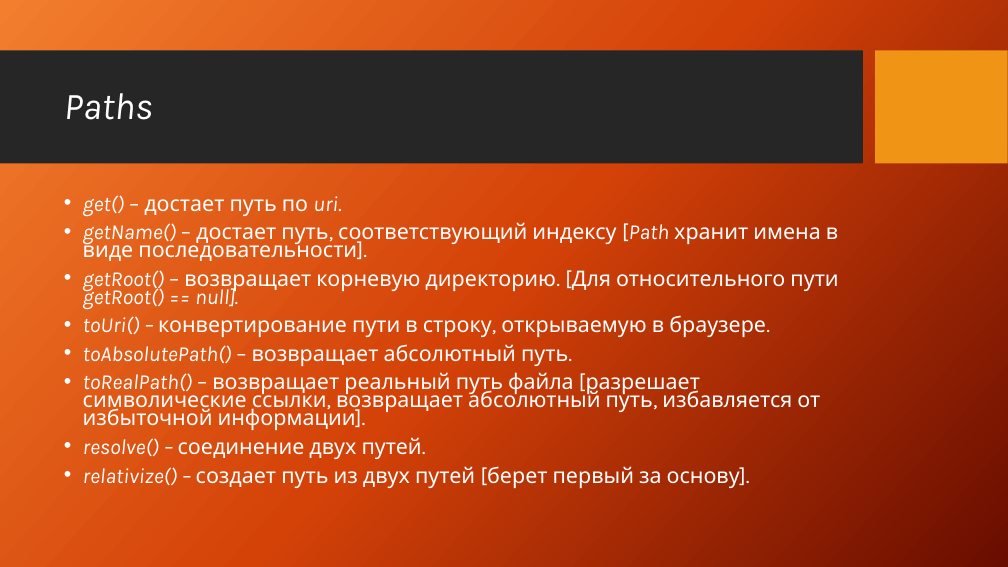
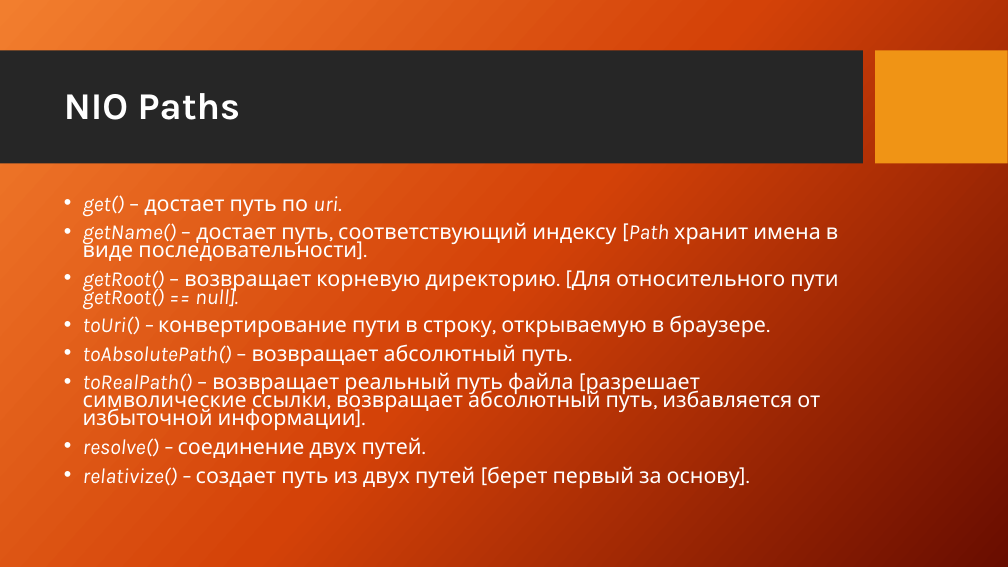
Before and after one commit to XLelarX/Courses, a slide deck: slide 10 of io/presentation.pptx. Drawn at 1008x567 pixels with LibreOffice and Linux fonts; fonts in the diff are those of the drawing; background and template pictures are left out. Boxes give left, top, right and bottom in pixels: in the first picture for what was removed or moved away, otherwise in the second. Text is boxed around its words. In the diff, an @@ line names an element or a change of style, - is before the commit and + after.

```diff
--- a/io/presentation.pptx
+++ b/io/presentation.pptx
@@ title at bbox=[64, 93, 240, 120]: text changed; bold on; italic off @@
-Paths
+NIO Paths
```
Also in this commit, not shown: 11 other slides changed, 9 slides added, 4 other files.
